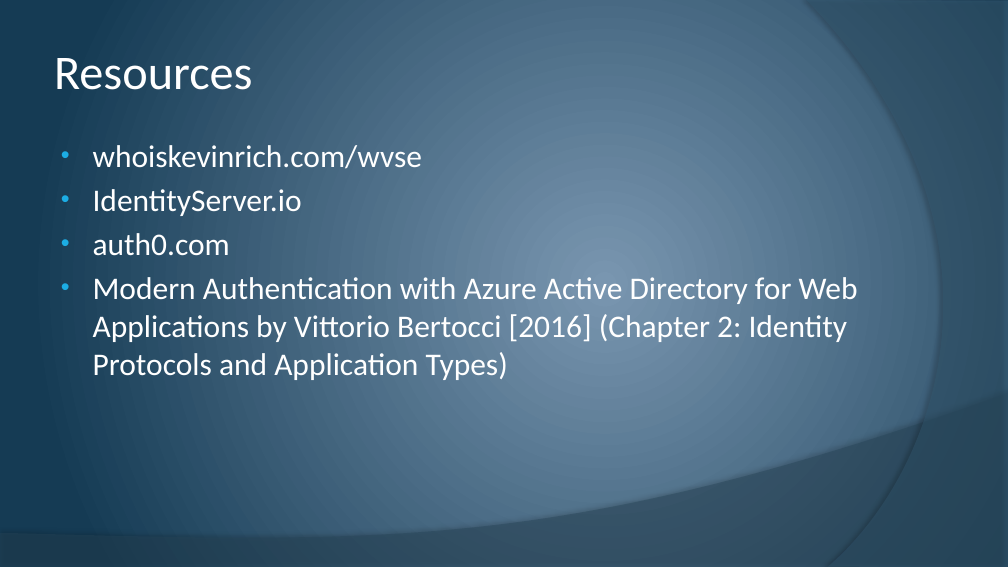
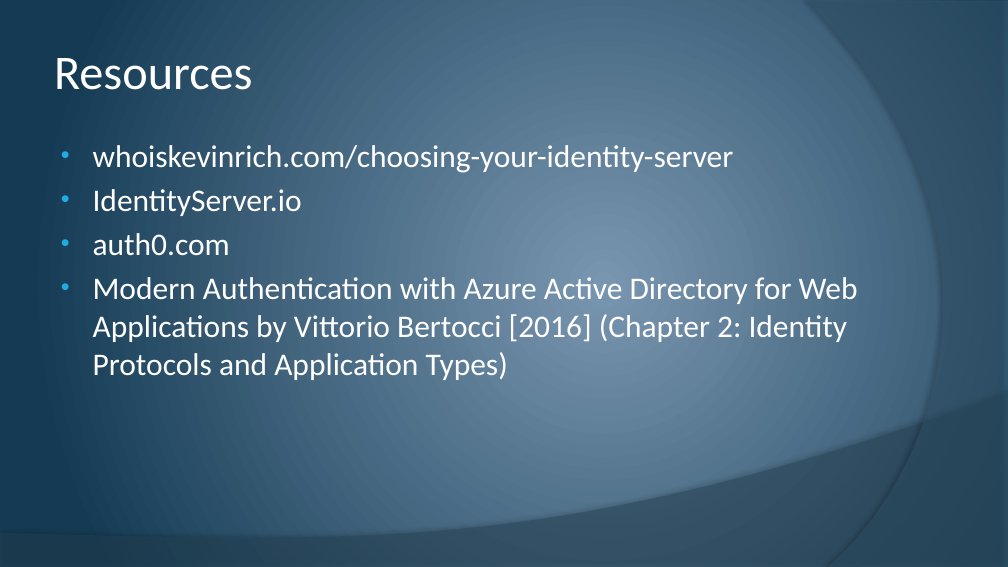
Before and after one commit to whoiskevinrich/WVSE-IdentityServerTalk, a slide deck: slide 3 of 2017-June-WVSE.pptx. Drawn at 1008x567 pixels with LibreOffice and Linux fonts; fonts in the diff are those of the drawing. Boxes give left, top, right and bottom in pixels: in the first picture for what was removed or moved away, otherwise in the second. Text is boxed around its words. In the diff, an @@ line names an element or a change of style, - is before the commit and + after.

Commit message:
Updated URL for Github location in slide

```diff
--- a/2017-June-WVSE.pptx
+++ b/2017-June-WVSE.pptx
@@ text at (93,141,734,175): text changed @@
-• whoiskevinrich.com/wvse
+• whoiskevinrich.com/choosing-your-identity-server
```
